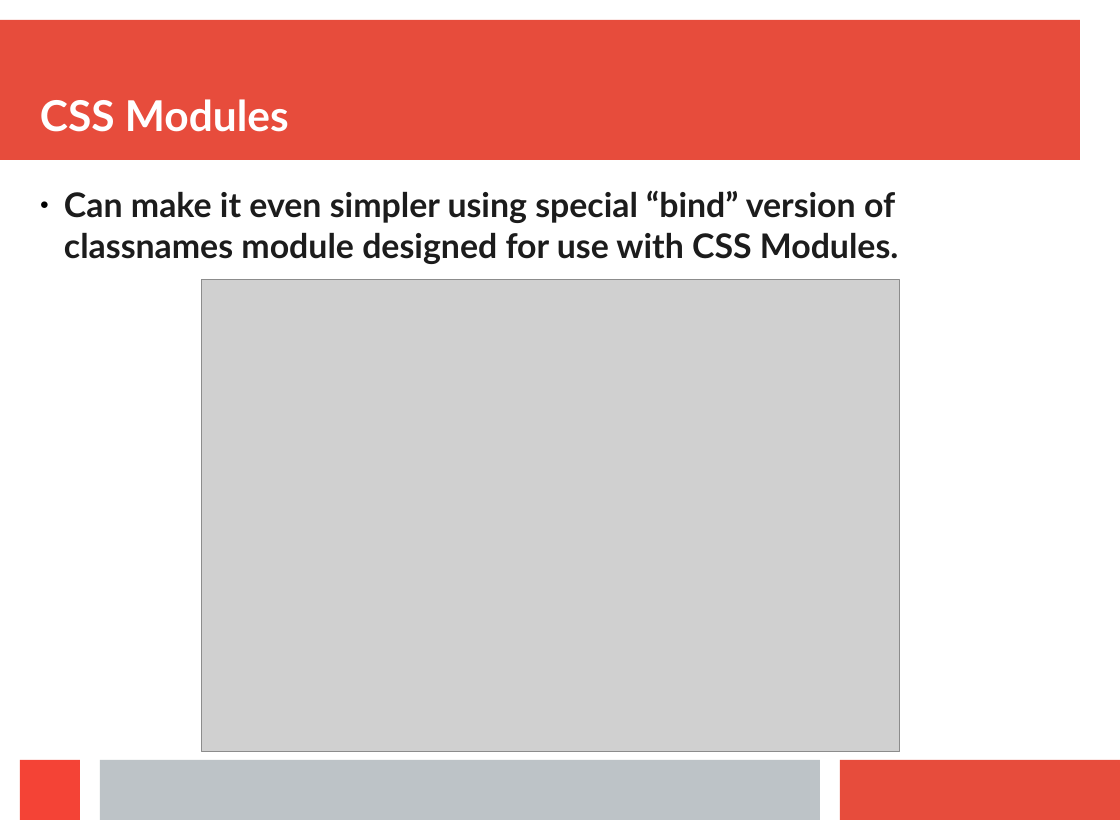
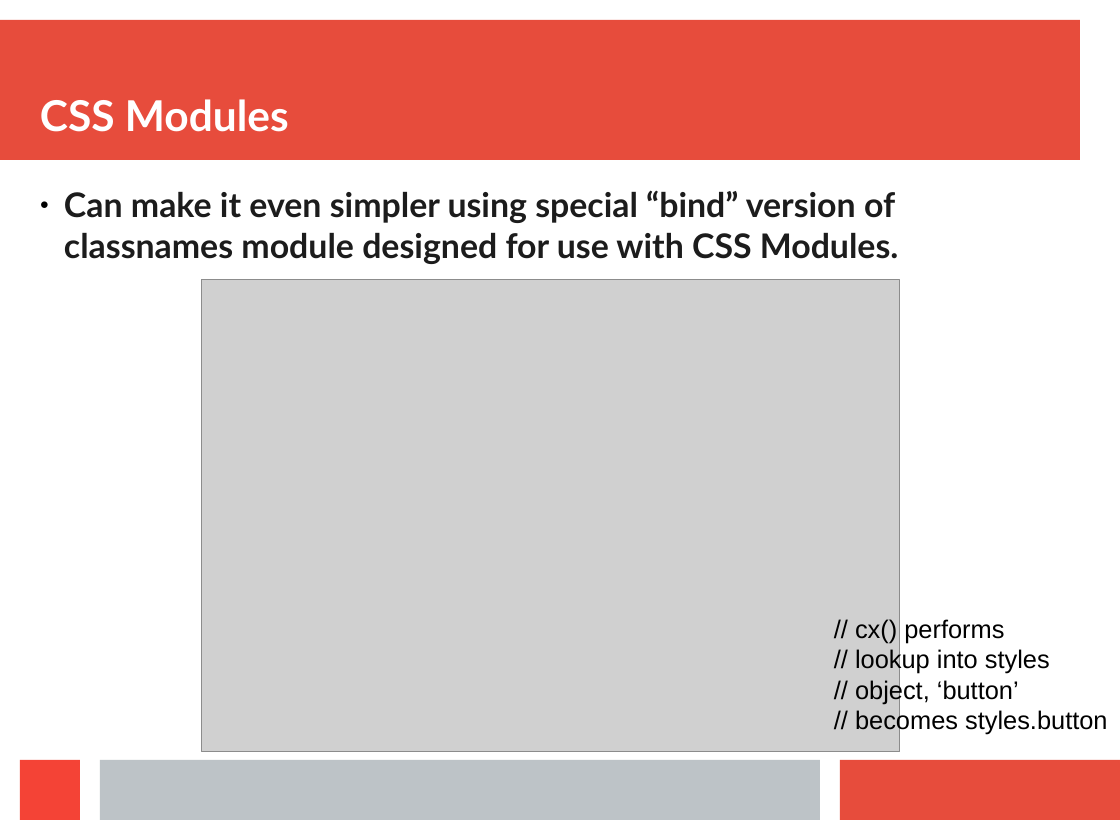
Before and after one commit to aruberto/styling-javascript-components, a slide deck: slide 17 of styling_react_components.odp. Drawn at 1120x840 pixels with LibreOffice and Linux fonts; fonts in the diff are those of the drawing; grey boxes stand for pictures. Boxes give left, top, right and bottom in pixels: in the first picture for what was removed or moved away, otherwise in the second. Text is boxed around its words. In the diff, an @@ line names an element or a change of style, - is before the commit and + after.

```diff
--- a/styling_react_components.odp
+++ b/styling_react_components.odp
@@ text added at (855,619,1107,735), 18 pt, text #000000 @@
+// cx() performs
+// lookup into styles
+// object, ‘button’
+// becomes styles.button
```
Also in this commit, not shown: 1 other slide changed, 1 slide added, 4 other files.
